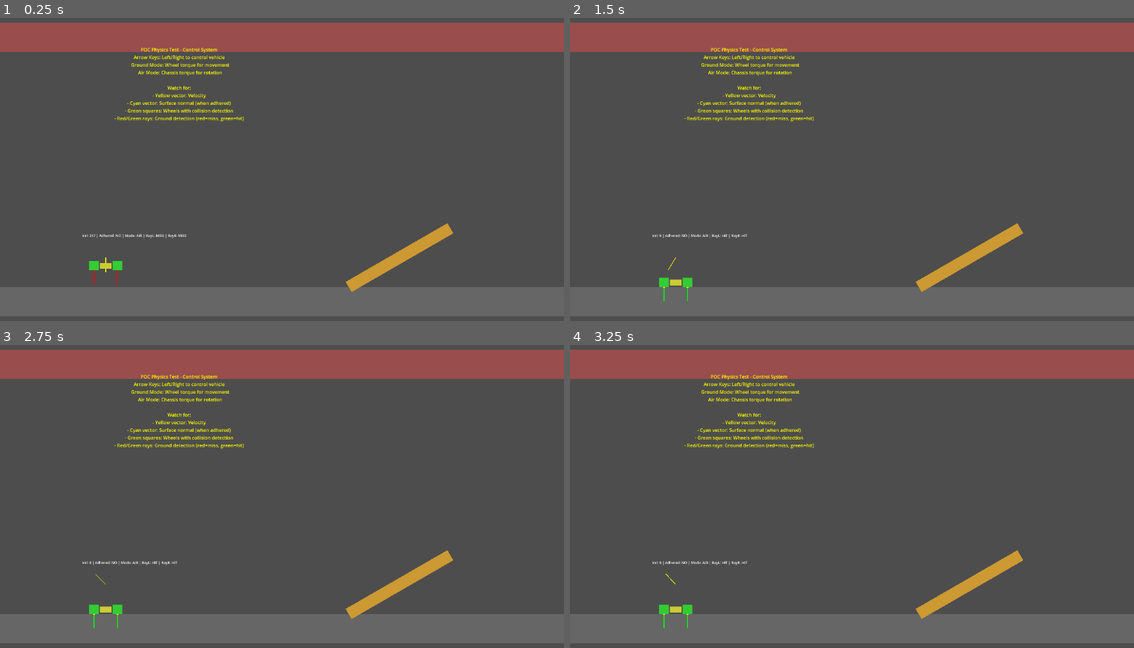
Above: before the commit, frames 1-4 (two rows, left to right).
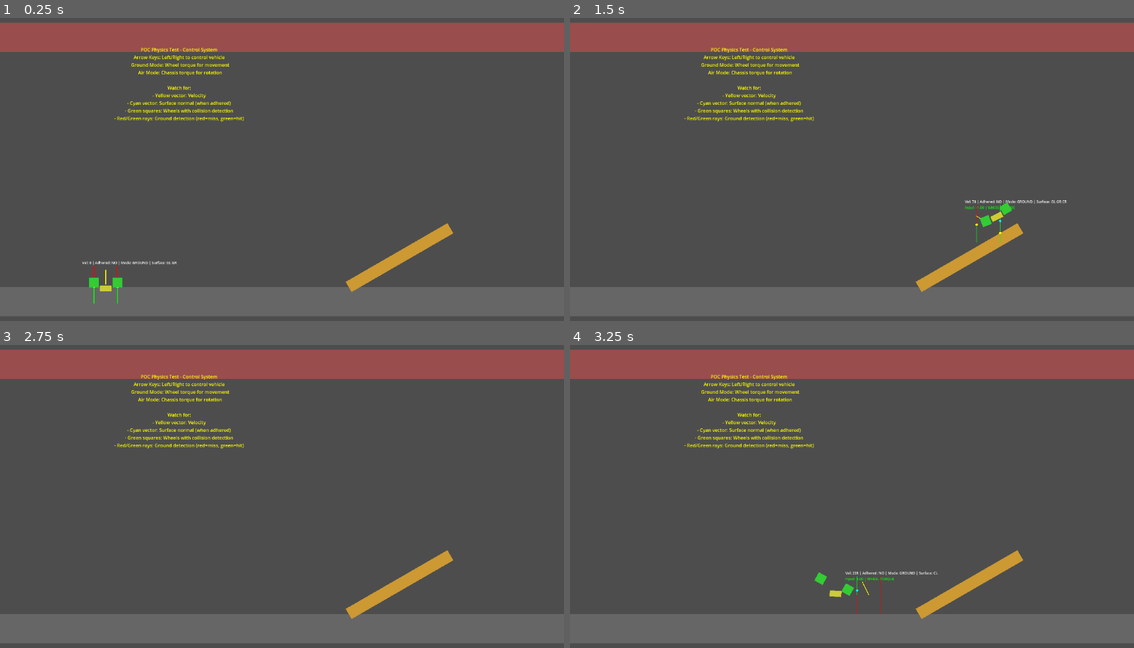
Above: after the commit, the same moments.

Repository: G36maid/Flipside-Godot
Game: Godot game, scene res://src/levels/test/poc_physics.tscn
The game is run twice, just before and just after one commit, with the same random seed, the same clock (stepped at 60 frames per second) and the same inputs.
Inputs:
- Up to frame 1 (0.25 s): no input
- Up to frame 2 (1.5 s): hold Right (ui_right) 0.53-1.28 s; hold Left (ui_left) from 1.28 s (still down)
- Up to frame 3 (2.75 s): release Left (ui_left) at 2.03 s; hold Right (ui_right) from 2.03 s (still down)
- Up to frame 4 (3.25 s): keep holding Right (ui_right)

The runs differ from the first frame. In frame 1, 0.6% of the frame differs, in the area x 14-34%, y 71-95%; in frame 2, 0.7%, in the area x 14-89%, y 59-94%; in frame 3, 0.3%; in frame 4, 0.7%.

Commit message:
feat(vehicle): implement bidirectional surface detection and control system
Major changes:
- Increase wheel friction from 0.1 to 0.8 for proper traction
- Fix control mode logic: use surface contact instead of velocity threshold
- Add 4 RayCasts (2 up/2 down) for bidirectional surface detection
- Implement Vehicle root node position tracking system
- Enhance debug visualization: 4 raycast indicators and surface state display

Fixed issues:
- Vehicle can now start from rest and accelerate properly
- RayCasts correctly follow chassis movement
- Control state no longer flickers between GROUND/AIR
- Support ceiling and floor detection (Flipside core mechanic)

Testing verification:
- Vehicle movement, surface detection, state transitions all working
- LSP development environment fully configured
- Development session documentation added

Co-authored-by: Sisyphus <sisyphus@opencode.ai>

Diff:
--- a/src/_core/global_constants.gd
+++ b/src/_core/global_constants.gd
@@ -37,7 +37,7 @@
 ## Wheel friction coefficient (ground traction)
 ## Lower values = less deceleration, higher values = more grip
 ## Range: 0.0 (ice) to 1.0 (maximum grip)
-const WHEEL_FRICTION: float = 0.1
+const WHEEL_FRICTION: float = 0.8
 
 ## Motor torque applied to wheels when on ground
 const WHEEL_MOTOR_TORQUE: float = 5000.0
--- a/src/entities/vehicle/vehicle.tscn
+++ b/src/entities/vehicle/vehicle.tscn
@@ -39,12 +39,6 @@
 offset_bottom = 16.0
 color = Color(0.2, 0.8, 0.2, 1)
 
-[node name="GroundDetector" type="RayCast2D" parent="WheelLeft"]
-enabled = true
-target_position = Vector2(0, 64)
-collision_mask = 1
-hit_from_inside = false
-
 [node name="WheelRight" type="RigidBody2D" parent="."]
 position = Vector2(40, 0)
 mass = 0.5
@@ -62,12 +56,6 @@
 offset_bottom = 16.0
 color = Color(0.2, 0.8, 0.2, 1)
 
-[node name="GroundDetector" type="RayCast2D" parent="WheelRight"]
-enabled = true
-target_position = Vector2(0, 64)
-collision_mask = 1
-hit_from_inside = false
-
 [node name="JointLeft" type="PinJoint2D" parent="."]
 position = Vector2(-40, 0)
 node_a = NodePath("../Chassis")
@@ -79,3 +67,31 @@
 node_a = NodePath("../Chassis")
 node_b = NodePath("../WheelRight")
 softness = 0.0
+
+[node name="GroundDetectorLeft" type="RayCast2D" parent="."]
+position = Vector2(-40, 0)
+enabled = true
+target_position = Vector2(0, 64)
+collision_mask = 1
+hit_from_inside = false
+
+[node name="GroundDetectorRight" type="RayCast2D" parent="."]
+position = Vector2(40, 0)
+enabled = true
+target_position = Vector2(0, 64)
+collision_mask = 1
+hit_from_inside = false
+
+[node name="CeilingDetectorLeft" type="RayCast2D" parent="."]
+position = Vector2(-40, 0)
+enabled = true
+target_position = Vector2(0, -64)
+collision_mask = 1
+hit_from_inside = false
+
+[node name="CeilingDetectorRight" type="RayCast2D" parent="."]
+position = Vector2(40, 0)
+enabled = true
+target_position = Vector2(0, -64)
+collision_mask = 1
+hit_from_inside = false
--- a/src/entities/vehicle/vehicle_controller.gd
+++ b/src/entities/vehicle/vehicle_controller.gd
@@ -12,8 +12,10 @@
 @onready var chassis: RigidBody2D = $Chassis
 @onready var wheel_left: RigidBody2D = $WheelLeft
 @onready var wheel_right: RigidBody2D = $WheelRight
-@onready var ray_left: RayCast2D = $WheelLeft/GroundDetector
-@onready var ray_right: RayCast2D = $WheelRight/GroundDetector
+@onready var ray_left: RayCast2D = $GroundDetectorLeft
+@onready var ray_right: RayCast2D = $GroundDetectorRight
+@onready var ray_ceiling_left: RayCast2D = $CeilingDetectorLeft
+@onready var ray_ceiling_right: RayCast2D = $CeilingDetectorRight
 @onready var joint_left: PinJoint2D = $JointLeft
 @onready var joint_right: PinJoint2D = $JointRight
 
@@ -84,9 +86,10 @@
 var _last_adhered_state: bool = false
 var _debug_frame_counter: int = 0
 
-func _physics_process(delta: float) -> void:
+func _physics_process(_delta: float) -> void:
+	_update_vehicle_position()  # Keep root node following the vehicle
 	_update_physics_state()
-	_handle_input(delta)
+	_handle_input()
 	_apply_adhesion_forces()
 	queue_redraw()  # Trigger debug visualization
 
@@ -105,6 +108,19 @@
 		_last_adhered_state = is_adhered
 
 # ========================================
+# VEHICLE POSITION UPDATE
+# ========================================
+
+func _update_vehicle_position() -> void:
+	"""
+	Update Vehicle root node position to follow the physical center.
+	This ensures RayCasts (attached to root) move with the vehicle.
+	"""
+	# Calculate center position between chassis and wheels
+	var center: Vector2 = (chassis.global_position + wheel_left.global_position + wheel_right.global_position) / 3.0
+	global_position = center
+
+# ========================================
 # STATE DETECTION
 # ========================================
 
@@ -118,27 +134,44 @@
 	var vel_right: Vector2 = wheel_right.linear_velocity
 	current_velocity = (vel_left + vel_right).length() / 2.0
 
-	# Detect ground contact and extract surface normals
-	var left_grounded: bool = ray_left.is_colliding()
-	var right_grounded: bool = ray_right.is_colliding()
-
-	# Calculate combined surface normal
-	if left_grounded and right_grounded:
-		var normal_left: Vector2 = ray_left.get_collision_normal()
-		var normal_right: Vector2 = ray_right.get_collision_normal()
-		surface_normal = (normal_left + normal_right).normalized()
-	elif left_grounded:
-		surface_normal = ray_left.get_collision_normal()
-	elif right_grounded:
-		surface_normal = ray_right.get_collision_normal()
+	# Detect ground/ceiling contact and extract surface normals
+	var ground_left: bool = ray_left.is_colliding()
+	var ground_right: bool = ray_right.is_colliding()
+	var ceiling_left: bool = ray_ceiling_left.is_colliding()
+	var ceiling_right: bool = ray_ceiling_right.is_colliding()
+
+	# Determine if any surface is detected
+	var any_surface: bool = ground_left or ground_right or ceiling_left or ceiling_right
+
+	# Calculate combined surface normal (prioritize the side with more hits)
+	var normal_count: int = 0
+	var normal_sum: Vector2 = Vector2.ZERO
+
+	if ground_left:
+		normal_sum += ray_left.get_collision_normal()
+		normal_count += 1
+	if ground_right:
+		normal_sum += ray_right.get_collision_normal()
+		normal_count += 1
+	if ceiling_left:
+		normal_sum += ray_ceiling_left.get_collision_normal()
+		normal_count += 1
+	if ceiling_right:
+		normal_sum += ray_ceiling_right.get_collision_normal()
+		normal_count += 1
+
+	if normal_count > 0:
+		surface_normal = (normal_sum / normal_count).normalized()
 	else:
 		surface_normal = Vector2.UP  # Default fallback
 
 	# Update adhesion state with hysteresis
-	_update_adhesion_state(left_grounded or right_grounded)
-
-	# Update control mode
-	control_state = ControlState.GROUND if is_adhered else ControlState.AIR
+	_update_adhesion_state(any_surface)
+
+	# Update control mode based on surface contact (not adhesion state)
+	# Surface contact = can use wheel torque for movement
+	# No contact = must use air torque for rotation
+	control_state = ControlState.GROUND if any_surface else ControlState.AIR
 
 func _update_adhesion_state(grounded: bool) -> void:
 	"""
@@ -165,7 +198,7 @@
 # INPUT HANDLING
 # ========================================
 
-func _handle_input(delta: float) -> void:
+func _handle_input() -> void:
 	"""
 	Process player input with mode-dependent control.
 	Ground: Direct wheel torque (friction-based propulsion)
@@ -239,16 +272,29 @@
 		draw_line(Vector2.ZERO, normal_vis, GlobalConstants.DEBUG_ADHESION_COLOR, 2.0)
 
 	# Draw RayCast detectors (red = not colliding, green = colliding)
+	# Ground detectors (downward)
 	var ray_left_color: Color = Color.RED if not ray_left.is_colliding() else Color.GREEN
 	var ray_right_color: Color = Color.RED if not ray_right.is_colliding() else Color.GREEN
 
-	var ray_left_start: Vector2 = wheel_left.position
-	var ray_left_end: Vector2 = wheel_left.position + ray_left.target_position
+	var ray_left_start: Vector2 = ray_left.position
+	var ray_left_end: Vector2 = ray_left.position + ray_left.target_position
 	draw_line(ray_left_start, ray_left_end, ray_left_color, 2.0)
 
-	var ray_right_start: Vector2 = wheel_right.position
-	var ray_right_end: Vector2 = wheel_right.position + ray_right.target_position
+	var ray_right_start: Vector2 = ray_right.position
+	var ray_right_end: Vector2 = ray_right.position + ray_right.target_position
 	draw_line(ray_right_start, ray_right_end, ray_right_color, 2.0)
+
+	# Ceiling detectors (upward)
+	var ray_ceiling_left_color: Color = Color.RED if not ray_ceiling_left.is_colliding() else Color.GREEN
+	var ray_ceiling_right_color: Color = Color.RED if not ray_ceiling_right.is_colliding() else Color.GREEN
+
+	var ray_ceiling_left_start: Vector2 = ray_ceiling_left.position
+	var ray_ceiling_left_end: Vector2 = ray_ceiling_left.position + ray_ceiling_left.target_position
+	draw_line(ray_ceiling_left_start, ray_ceiling_left_end, ray_ceiling_left_color, 2.0)
+
+	var ray_ceiling_right_start: Vector2 = ray_ceiling_right.position
+	var ray_ceiling_right_end: Vector2 = ray_ceiling_right.position + ray_ceiling_right.target_position
+	draw_line(ray_ceiling_right_start, ray_ceiling_right_end, ray_ceiling_right_color, 2.0)
 
 	# Draw collision points if detected
 	if ray_left.is_colliding():
@@ -259,12 +305,40 @@
 		var collision_point: Vector2 = ray_right.get_collision_point() - global_position
 		draw_circle(collision_point, 4.0, Color.YELLOW)
 
+	if ray_ceiling_left.is_colliding():
+		var collision_point: Vector2 = ray_ceiling_left.get_collision_point() - global_position
+		draw_circle(collision_point, 4.0, Color.CYAN)
+
+	if ray_ceiling_right.is_colliding():
+		var collision_point: Vector2 = ray_ceiling_right.get_collision_point() - global_position
+		draw_circle(collision_point, 4.0, Color.CYAN)
+
 	# Draw state text
-	var state_text: String = "Vel: %.0f | Adhered: %s | Mode: %s | RayL: %s | RayR: %s" % [
+	var ground_state: String = ""
+	if ray_left.is_colliding():
+		ground_state += "GL "
+	if ray_right.is_colliding():
+		ground_state += "GR "
+	if ray_ceiling_left.is_colliding():
+		ground_state += "CL "
+	if ray_ceiling_right.is_colliding():
+		ground_state += "CR"
+	if ground_state == "":
+		ground_state = "NONE"
+
+	var state_text: String = "Vel: %.0f | Adhered: %s | Mode: %s | Surface: %s" % [
 		current_velocity,
 		"YES" if is_adhered else "NO",
 		"GROUND" if control_state == ControlState.GROUND else "AIR",
-		"HIT" if ray_left.is_colliding() else "MISS",
-		"HIT" if ray_right.is_colliding() else "MISS"
+		ground_state
 	]
 	draw_string(ThemeDB.fallback_font, Vector2(-80, -70), state_text, HORIZONTAL_ALIGNMENT_LEFT, -1, 12, Color.WHITE)
+
+	# Draw input indicator
+	var input_dir: float = Input.get_axis("ui_left", "ui_right")
+	if abs(input_dir) > 0.01:
+		var input_text: String = "Input: %.2f | %s" % [
+			input_dir,
+			"WHEEL TORQUE" if control_state == ControlState.GROUND else "AIR TORQUE"
+		]
+		draw_string(ThemeDB.fallback_font, Vector2(-80, -50), input_text, HORIZONTAL_ALIGNMENT_LEFT, -1, 12, Color.GREEN)
Not shown, changed: docs/03_Roadmap.md
Not shown, added: docs/07_Session_2026-01-20.md
